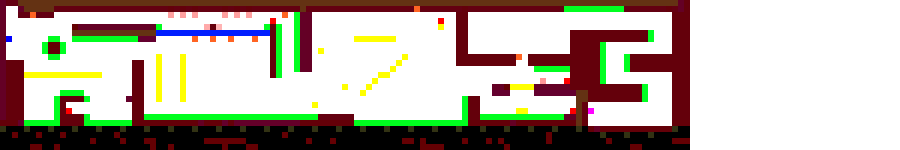
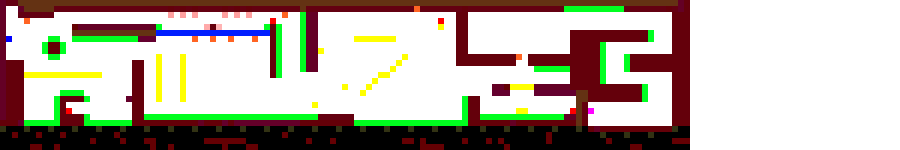
Layer changes from the first (900, 150) image to the second:
painted on "level3.png" over [24, 12, 570, 84]
